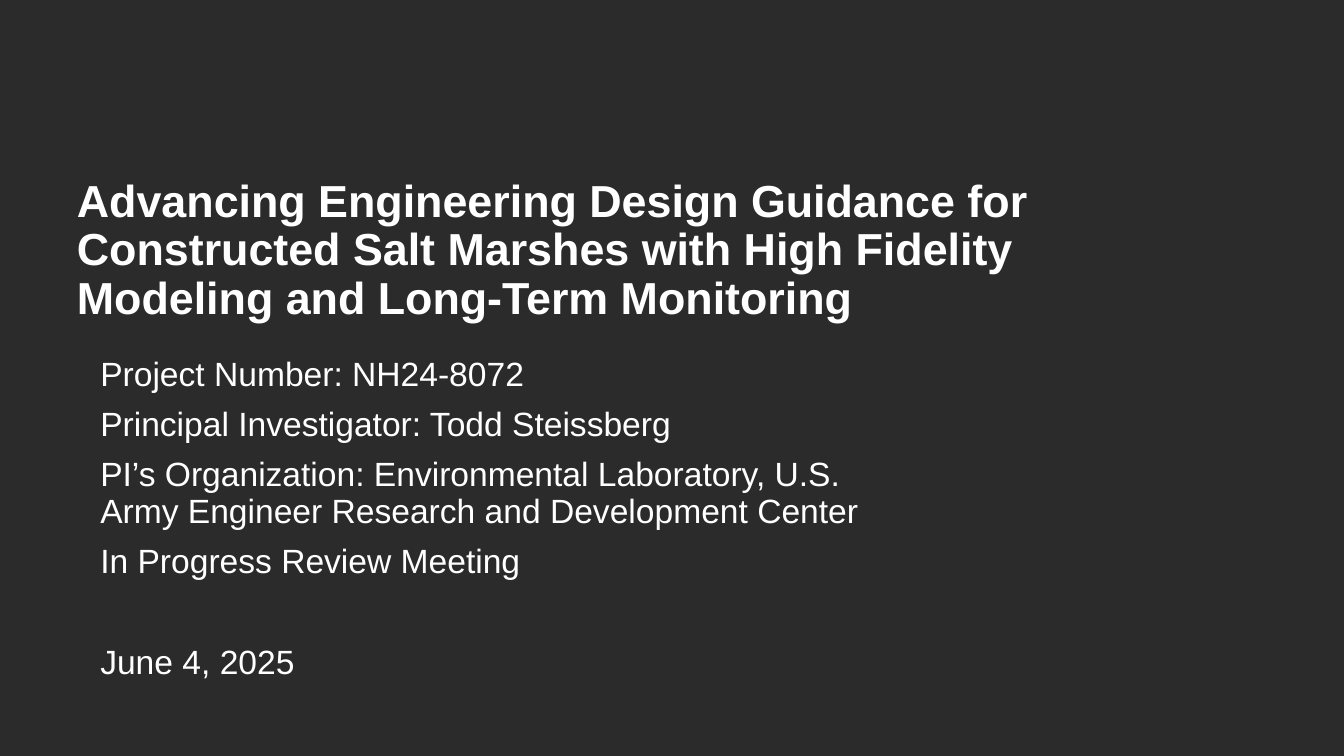
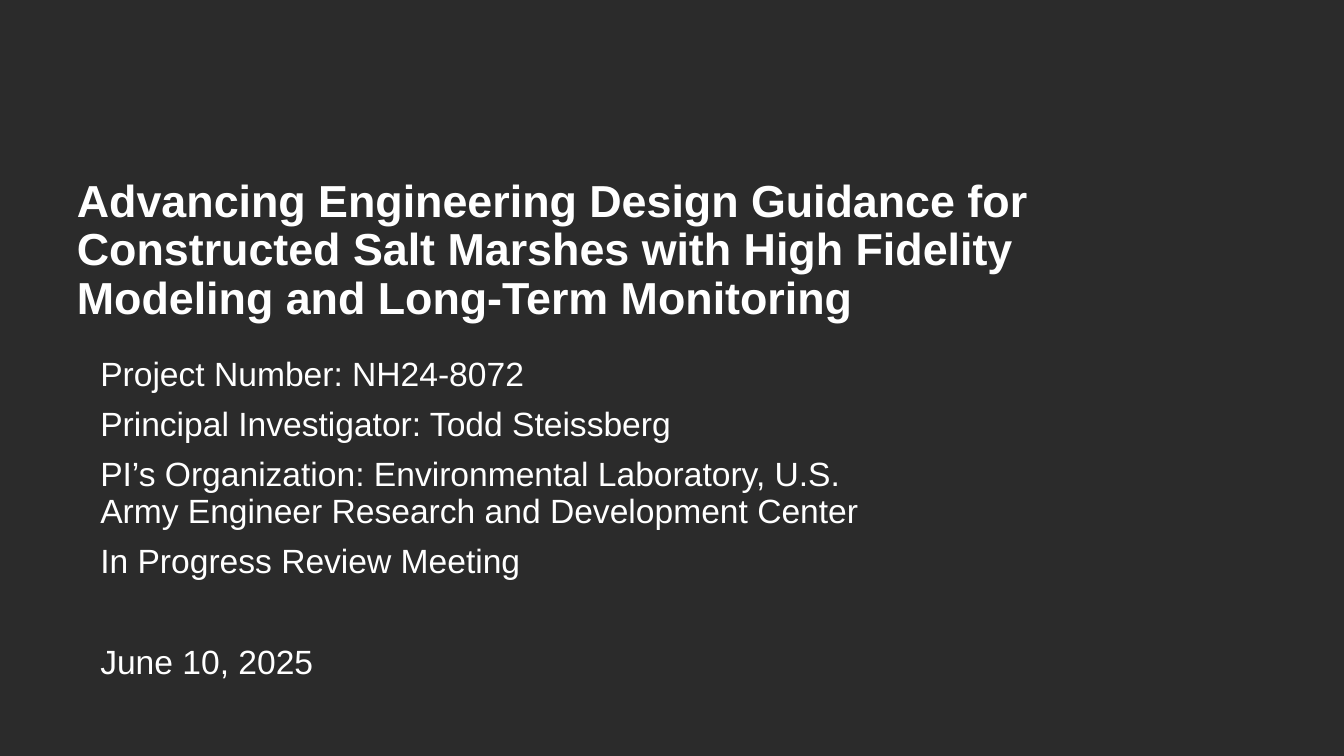
Before and after one commit to EcohydrologyTeam/Presentations, a slide deck: slide 1 of 2025/2025-06-05 ESTCP Salt Marsh Modeling/NH ESTCP IPR Presentation 2025.pptx. Drawn at 1344x756 pixels with LibreOffice and Linux fonts; fonts in the diff are those of the drawing; background and template pictures are left out; a plain dark background stands for a picture behind light text. Boxes give left, top, right and bottom in pixels: in the first picture for what was removed or moved away, otherwise in the second. Text is boxed around its words. In the diff, an @@ line names an element or a change of style, - is before the commit and + after.

```diff
--- a/2025/2025-06-05 ESTCP Salt Marsh Modeling/NH ESTCP IPR Presentation 2025.pptx
+++ b/2025/2025-06-05 ESTCP Salt Marsh Modeling/NH ESTCP IPR Presentation 2025.pptx
@@ subtitle at (100, 650, 313, 679): text changed @@
-June 4, 2025
+June 10, 2025
```
Also in this commit, not shown: 2 other slides changed.
